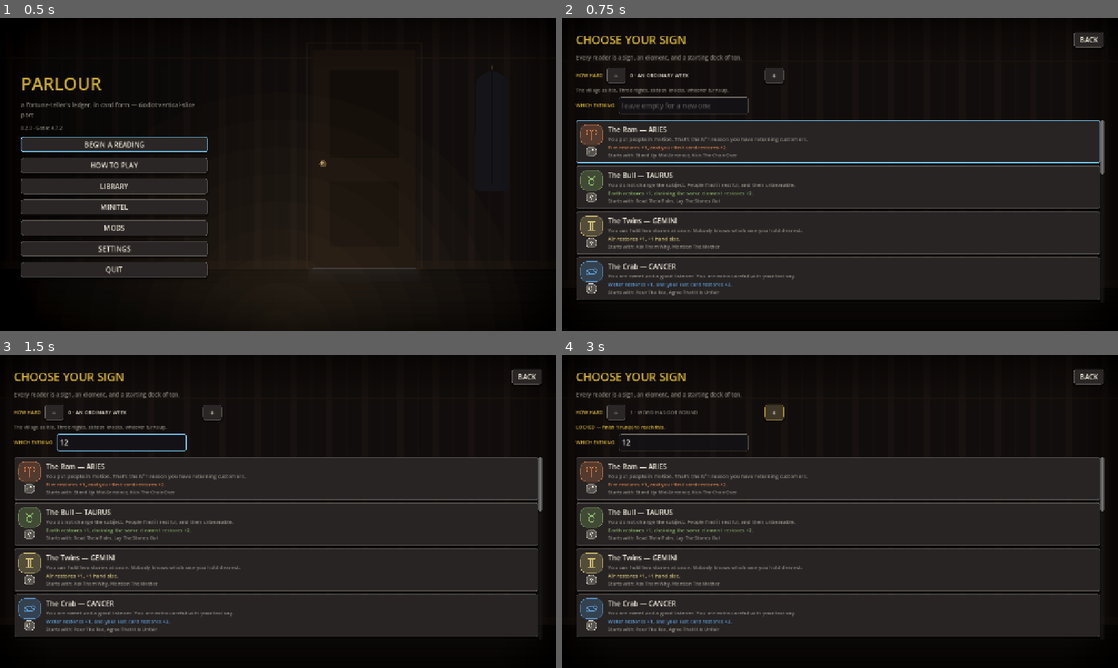
Above: before the commit, frames 1-4 (two rows, left to right).
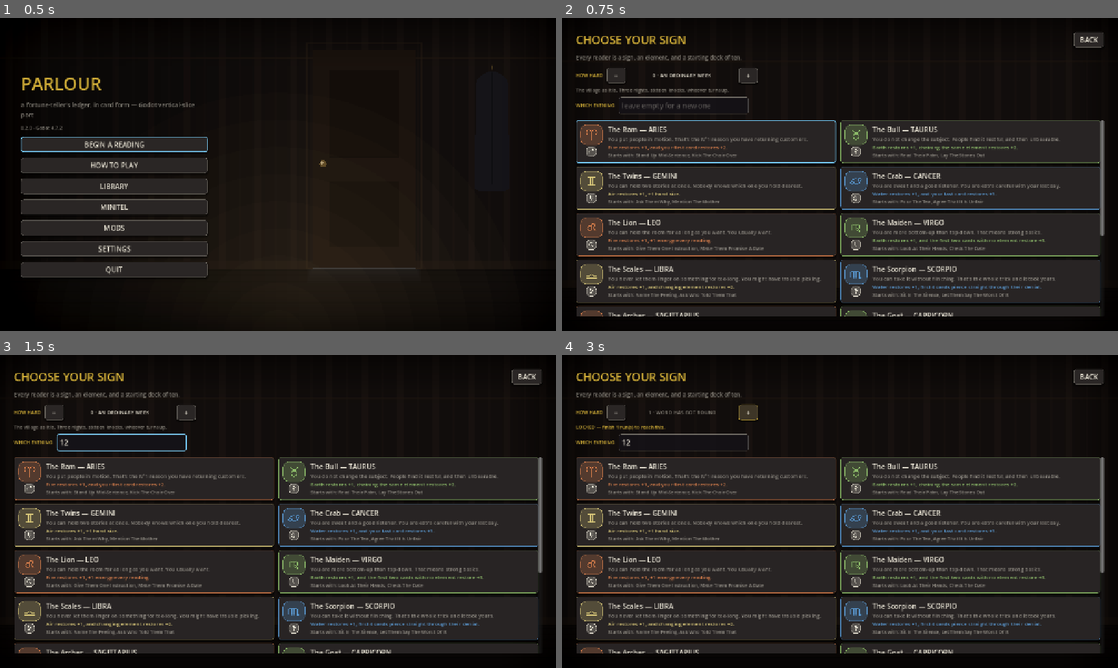
Above: after the commit, the same moments.

Repository: SwanFortune/fortune
Game: Godot game, scene res://scenes/Boot.tscn
The game is run twice, just before and just after one commit, with the same random seed, the same clock (stepped at 60 frames per second) and the same inputs.
Inputs (mouse positions are in pixels of both pictures, inside the frame that each line leads up to):
- Up to frame 1 (0.5 s): no input
- Up to frame 2 (0.75 s): click "BEGIN A READING" at 0.5 s
- Up to frame 3 (1.5 s): click (122, 442) at 1.27 s; type "12" at 1.35 s
- Up to frame 4 (3 s): click "−" at 2 s; click "+" at 2.75 s

Frame 1 is identical in both runs. In frame 2, 16% of the frame differs, in the area x 2-98%, y 16-96%; in frame 3, 16%; in frame 4, 16%.

Commit message:
Lay the reader select out properly
Four short lines of text were being given the full width of the window — about
four hundred pixels of words in twelve hundred, the rest blank — inside a list
fixed at 420 tall in the top half of a 720 screen, so three and a half of the
thirteen readers were visible and the bottom half of the window was empty.

The list takes the rest of the screen now, and the readers are laid out in as
many columns as fit: the count is measured off the canvas against what a tile
actually needs (about 460, times the interface size), so 1280 gets two, an
ultrawide gets three, and a 130% text setting keeps two rather than squeezing
three. Eight readers visible at the default instead of three.

Each tile carries its element on its edge — panel_button takes an optional
accent that replaces the hairline — so the four families are tellable apart at a
glance rather than by reading thirteen rules. Off by default: everywhere else
these rows are a list of one kind of thing and a coloured edge would be noise.

And the difficulty row reads as one control: the name is centred in its box, so
the − and + sit either side of it instead of a hand's width apart with the words
against the left edge of the gap between them.

Co-Authored-By: Claude Opus 5 <noreply@anthropic.com>
Claude-Session: https://claude.ai/code/session_01J6RRrwyn3hcGZTmEVan3Un

Diff:
--- a/godot/scenes/SignSelect.gd
+++ b/godot/scenes/SignSelect.gd
@@ -30,9 +30,26 @@
 	v.add_child(_before_you_start())
 
 	var scroll := UIKit.scroll()
+	# The rest of the screen, not a fixed 420. Everything above it is four short
+	# rows; the readers are what this screen is, and they were being shown three
+	# and a half at a time in the top half of the window with the bottom half
+	# empty.
+	scroll.size_flags_vertical = Control.SIZE_EXPAND_FILL
 	v.add_child(scroll)
-	scroll.custom_minimum_size = Vector2(0, 420)
-	var list := UIKit.vbox(6)
+	# TWO ACROSS. A reader row is four short lines of text and was being given
+	# the full width of the window — about four hundred pixels of words in
+	# twelve hundred, with the rest blank, and seven of the thirteen readers off
+	# the bottom. Two columns halve the scrolling and use the space that was
+	# already paid for.
+	var list := GridContainer.new()
+	# As many as fit, measured off the canvas rather than fixed at two: a tile
+	# wants about 460 for its four lines and its sigil, and that number grows
+	# with the interface size, so a wide window gets three columns and a large
+	# text setting drops back to two instead of squeezing them.
+	var room := get_viewport_rect().size.x - 64.0
+	list.columns = clampi(int(room / (460.0 * UIKit.text_scale)), 1, 3)
+	list.add_theme_constant_override("h_separation", 10)
+	list.add_theme_constant_override("v_separation", 8)
 	list.size_flags_horizontal = Control.SIZE_EXPAND_FILL
 	scroll.add_child(list)
 
@@ -52,7 +69,12 @@
 		]
 		if locked:
 			lines.append(["%s %s" % [I18n.t("LOCKED —"), Profile.unlock_text(r.get("unlock", null))], 12, UIKit.GOLD])
-		list.add_child(UIKit.panel_button(lines, _pick.bind(i), not locked, "", _sigil(r, locked)))
+		# The element on the edge of the row, so the four families are tellable
+		# apart at a glance instead of by reading thirteen rules.
+		var accent: Color = UIKit.GOLD if bool(r.get("wild", false)) else el_c
+		var tile := UIKit.panel_button(lines, _pick.bind(i), not locked, "", _sigil(r, locked), accent)
+		tile.size_flags_vertical = Control.SIZE_EXPAND_FILL
+		list.add_child(tile)
 	# The LIST, not the screen. What this screen is for is choosing a reader, and
 	# focus_first takes the first focusable thing in tree order — which, since
 	# BACK was added at the top, would otherwise be the way out.
@@ -83,7 +105,11 @@
 		var row := UIKit.hbox(10)
 		row.add_child(UIKit.label(I18n.t("HOW HARD"), 11, UIKit.GOLD))
 		var what := UIKit.label("", 12, UIKit.INK)
-		what.custom_minimum_size.x = 300 * UIKit.text_scale
+		# Centred in a box of its own, so the two buttons sit either side of the
+		# name instead of a hand's width apart with the words against the left
+		# edge of the gap between them.
+		what.custom_minimum_size.x = 240 * UIKit.text_scale
+		what.horizontal_alignment = HORIZONTAL_ALIGNMENT_CENTER
 		what.size_flags_horizontal = Control.SIZE_SHRINK_BEGIN
 		var explain := UIKit.block("", 11, UIKit.DIM)
 		var show := func() -> void:
--- a/godot/scenes/UIKit.gd
+++ b/godot/scenes/UIKit.gd
@@ -560,17 +560,25 @@
 ## icon on a reader row, the element badge on a sitter. It is a Control rather
 ## than another line because that is the whole point: these are the drawn icons
 ## from the design, not more characters.
+## `accent`, when it has any alpha, replaces the hairline with the row's own
+## colour — the element a reader belongs to, on a screen that is nothing but a
+## list of them. Off by default: everywhere else these rows are a list of one
+## kind of thing and a coloured edge would be noise.
 static func panel_button(lines: Array, on_pressed: Callable, enabled: bool = true,
-		tooltip: String = "", leading: Control = null) -> Control:
+		tooltip: String = "", leading: Control = null,
+		accent: Color = Color(0, 0, 0, 0)) -> Control:
 	var wrap := PanelContainer.new()
 	wrap.size_flags_horizontal = Control.SIZE_EXPAND_FILL
 	wrap.tooltip_text = tooltip
 	# A sheet of paper on the table, not a slab: the same surface every button
 	# and card face uses, with a hairline of ink round it and a little shadow
 	# under it. See the surfaces section at the top of this file.
+	var edge := Color(INK, 0.10 if enabled else 0.05)
+	if accent.a > 0.0:
+		edge = Color(accent, 0.45 if enabled else 0.18)
 	var style := surface(
 		warm(PANEL, 0.04) if enabled else Color(PANEL, 0.5),
-		Color(INK, 0.10 if enabled else 0.05), 1, 10, 1.0 if enabled else 0.0)
+		edge, 1, 10, 1.0 if enabled else 0.0)
 	wrap.add_theme_stylebox_override("panel", style)
 
 	make_interactive(wrap, style, on_pressed, enabled)
